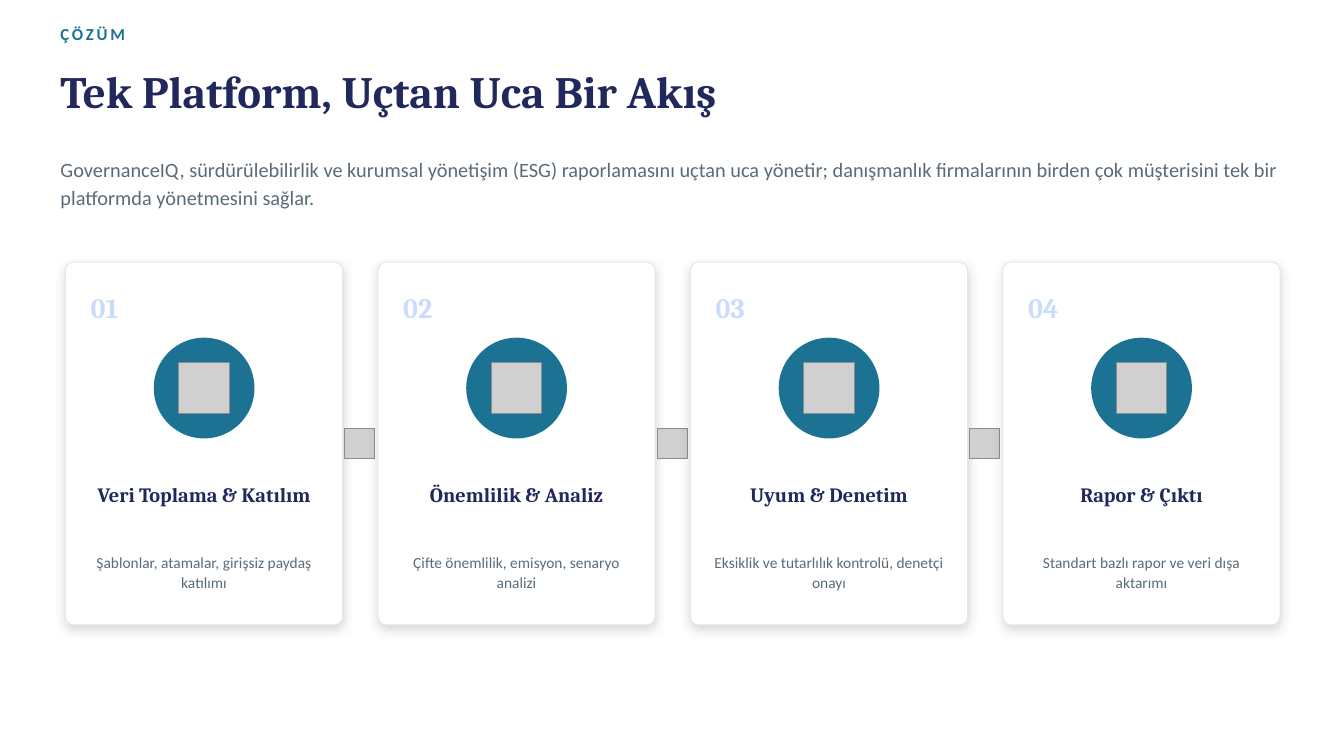
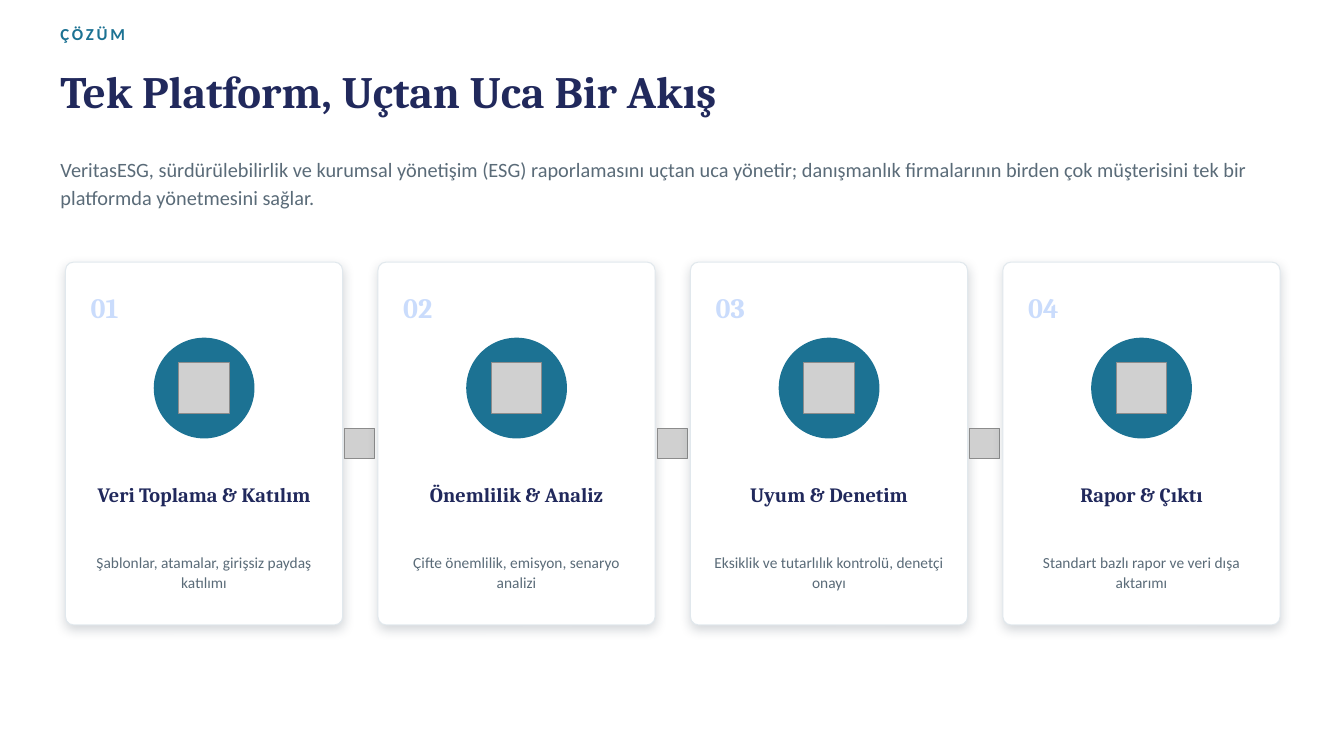
Before and after one commit to hakant66/VeritasESG, a slide deck: slide 3 of public/presentations/VeritasESG_Sunumu.pptx. Drawn at 1344x756 pixels with LibreOffice and Linux fonts; fonts in the diff are those of the drawing; grey boxes stand for pictures. Boxes give left, top, right and bottom in pixels: in the first picture for what was removed or moved away, otherwise in the second. Text is boxed around its words. In the diff, an @@ line names an element or a change of style, - is before the commit and + after.

Commit message:
Rebrand slide deck content to VeritasESG; sync package-lock name

```diff
--- a/public/presentations/VeritasESG_Sunumu.pptx
+++ b/public/presentations/VeritasESG_Sunumu.pptx
@@ text at [60,162,1245,209]: text changed @@
-GovernanceIQ, sürdürülebilirlik ve kurumsal yönetişim (ESG) raporlamasını uçtan uca yönetir; danışmanlık firmalarının birden çok müşterisini tek bir platformda yönetmesini sağlar.
+VeritasESG, sürdürülebilirlik ve kurumsal yönetişim (ESG) raporlamasını uçtan uca yönetir; danışmanlık firmalarının birden çok müşterisini tek bir platformda yönetmesini sağlar.
```
Also in this commit, not shown: 5 other slides changed, 1 other file.
